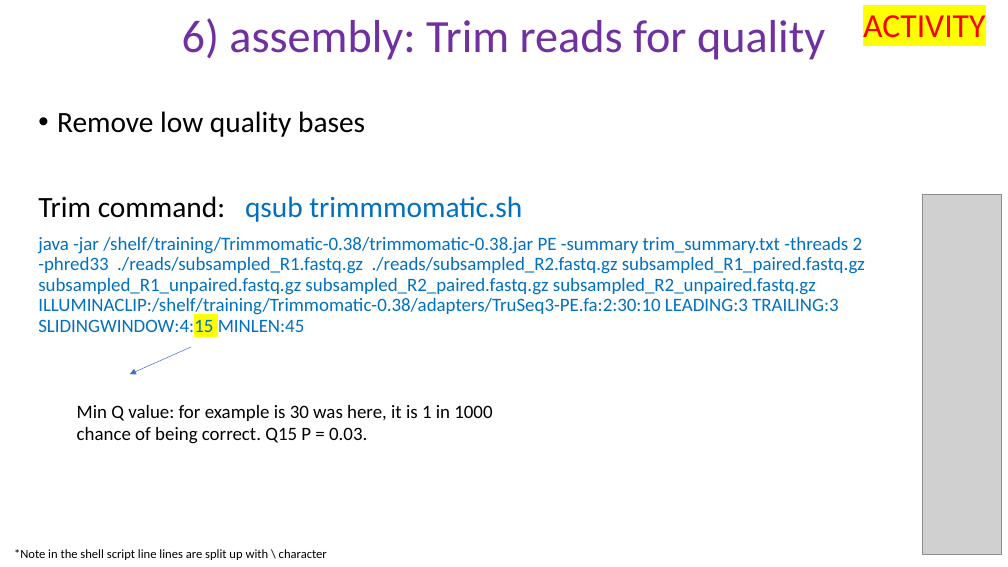
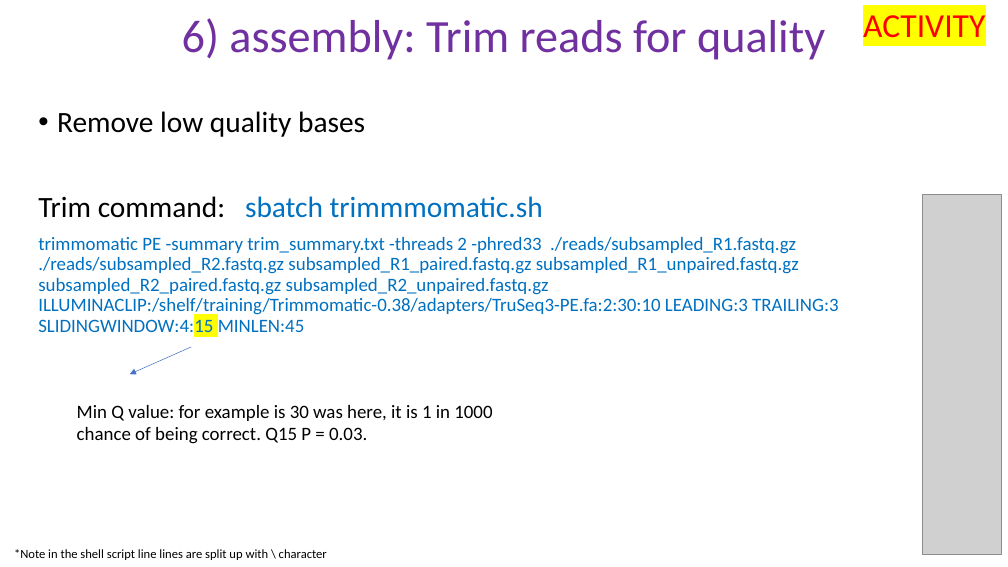
Before and after one commit to peterthorpe5/genome_assembly_workshop, a slide deck: slide 11 of powerpoint/6_assembly.pptx. Drawn at 1008x567 pixels with LibreOffice and Linux fonts; fonts in the diff are those of the drawing; grey boxes stand for pictures. Boxes give left, top, right and bottom in pixels: in the first picture for what was removed or moved away, otherwise in the second. Text is boxed around its words. In the diff, an @@ line names an element or a change of style, - is before the commit and + after.

```diff
--- a/powerpoint/6_assembly.pptx
+++ b/powerpoint/6_assembly.pptx
@@ text at [38, 196, 839, 337]: text changed @@
-Trim command: qsub trimmmomatic.sh
-java -jar /shelf/training/Trimmomatic-0.38/trimmomatic-0.38.jar PE -summary trim_summary.txt -threads 2 -phred33 ./reads/subsampled_R1.fastq.gz ./reads/subsampled_R2.fastq.gz subsampled_R1_paired.fastq.gz subsampled_R1_unpaired.fastq.gz subsampled_R2_paired.fastq.gz subsampled_R2_unpaired.fastq.gz ILLUMINACLIP:/shelf/training/Trimmomatic-0.38/adapters/TruSeq3-PE.fa:2:30:10 LEADING:3 TRAILING:3 SLIDINGWINDOW:4:15 MINLEN:45
+Trim command: sbatch trimmmomatic.sh
+trimmomatic PE -summary trim_summary.txt -threads 2 -phred33 ./reads/subsampled_R1.fastq.gz ./reads/subsampled_R2.fastq.gz subsampled_R1_paired.fastq.gz subsampled_R1_unpaired.fastq.gz subsampled_R2_paired.fastq.gz subsampled_R2_unpaired.fastq.gz ILLUMINACLIP:/shelf/training/Trimmomatic-0.38/adapters/TruSeq3-PE.fa:2:30:10 LEADING:3 TRAILING:3 SLIDINGWINDOW:4:15 MINLEN:45
```
Also in this commit, not shown: 12 other slides changed, 23 other files.
